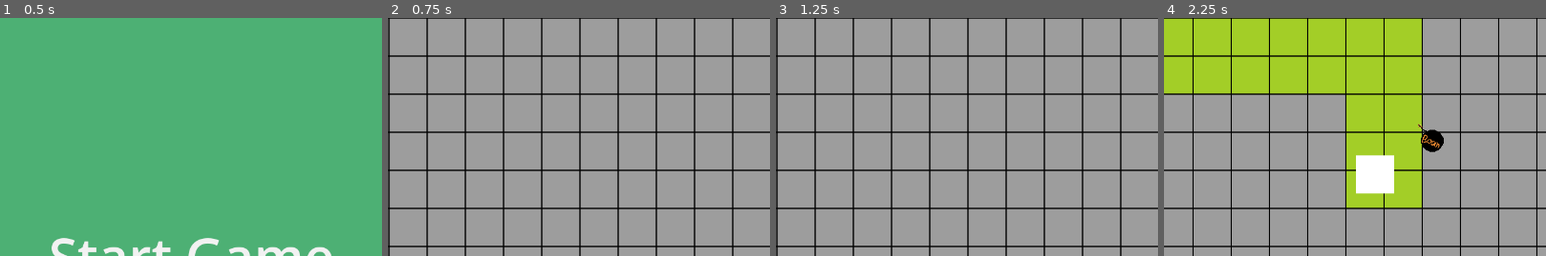
Above: before the commit, frames 1-4 (left to right).
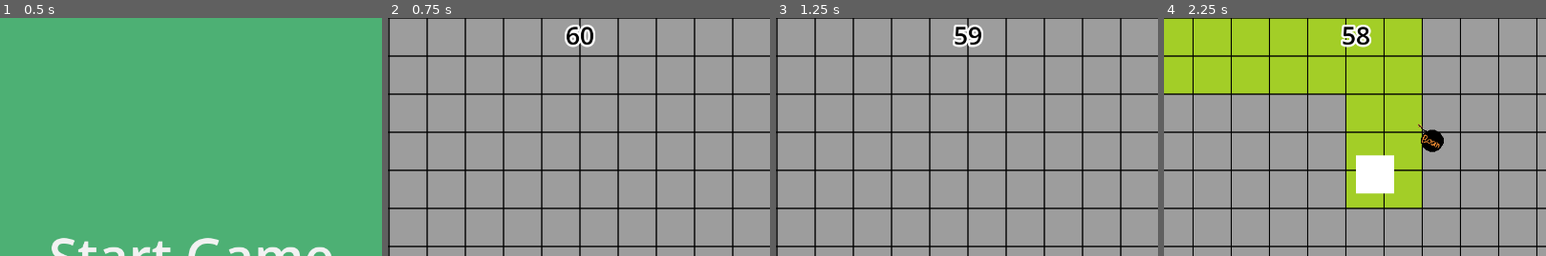
Above: after the commit, the same moments.

Repository: NIK-98/Paint_The_Ground
Game: Godot game, scene res://sceens/level.tscn
Same seed, same stepped clock (60 frames per second), same inputs: the game is played once before the commit and once after it. This scene is started directly instead of the project's main scene.
Inputs:
- Up to frame 1 (0.5 s): no input
- Up to frame 2 (0.75 s): click "Start Game" at 0.5 s
- Up to frame 3 (1.25 s): no input
- Up to frame 4 (2.25 s): hold D (right) 1.28-2.03 s; hold S (down) from 2.03 s (still down)
The pictures show only the part of the screen within x 25-75%, y 0-50%; the shares and areas given below are measured in that part.

Frame 1 is identical in both runs. In frame 2, 0.6% of the frame differs, in the area x 46-55%, y 2-13%; in frame 3, 0.6%; in frame 4, 0.7%.
Error in both runs: Attempt to call function 'get_node' in base 'null instance' on a null instance. (res://scripts/player.gd:29)

Commit message:
Timmer system hinzugefügt und kleinere bug fixes

Diff:
--- a/sceens/level.tscn
+++ b/sceens/level.tscn
@@ -73,22 +73,25 @@
 sources/5 = SubResource("TileSetAtlasSource_jh5d0")
 sources/6 = SubResource("TileSetAtlasSource_1s3c3")
 
-[sub_resource type="SystemFont" id="SystemFont_m6b00"]
+[sub_resource type="SystemFont" id="SystemFont_txo84"]
 font_names = PackedStringArray("Bell MT")
 font_italic = true
 
-[sub_resource type="StyleBoxFlat" id="StyleBoxFlat_tgnhh"]
+[sub_resource type="StyleBoxFlat" id="StyleBoxFlat_l6etb"]
 bg_color = Color(0.301961, 0.690196, 0.454902, 1)
 
-[sub_resource type="StyleBoxFlat" id="StyleBoxFlat_s2pkq"]
+[sub_resource type="StyleBoxFlat" id="StyleBoxFlat_kbrw7"]
 bg_color = Color(0.854902, 0.501961, 0.0235294, 1)
 
 [sub_resource type="Theme" id="Theme_7dykc"]
 Button/font_sizes/font_size = 88
-Button/fonts/font = SubResource("SystemFont_m6b00")
-Button/styles/hover = SubResource("StyleBoxFlat_tgnhh")
-Button/styles/normal = SubResource("StyleBoxFlat_tgnhh")
-Button/styles/pressed = SubResource("StyleBoxFlat_s2pkq")
+Button/fonts/font = SubResource("SystemFont_txo84")
+Button/styles/hover = SubResource("StyleBoxFlat_l6etb")
+Button/styles/normal = SubResource("StyleBoxFlat_l6etb")
+Button/styles/pressed = SubResource("StyleBoxFlat_kbrw7")
+
+[sub_resource type="SystemFont" id="SystemFont_fe0qs"]
+font_names = PackedStringArray("Jokerman")
 
 [node name="level" type="Node2D" groups=["Level"]]
 script = ExtResource("1_5145t")
@@ -137,4 +140,18 @@
 _spawnable_scenes = PackedStringArray("res://sceens/score_label.tscn")
 spawn_path = NodePath("../Wertung")
 
+[node name="Time" type="Label" parent="CanvasLayer"]
+offset_left = 616.0
+offset_right = 664.0
+offset_bottom = 40.0
+theme_override_colors/font_color = Color(0, 0, 0, 1)
+theme_override_colors/font_outline_color = Color(1, 1, 1, 1)
+theme_override_constants/outline_size = 15
+theme_override_fonts/font = SubResource("SystemFont_fe0qs")
+theme_override_font_sizes/font_size = 42
+
+[node name="Timer" type="Timer" parent="."]
+wait_time = 60.0
+
 [connection signal="pressed" from="CanvasLayer/Start" to="." method="_on_start_pressed"]
+[connection signal="timeout" from="Timer" to="." method="_on_timer_timeout"]
--- a/sceens/player.tscn
+++ b/sceens/player.tscn
@@ -22,9 +22,6 @@
 properties/3/path = NodePath("Color:color")
 properties/3/spawn = true
 properties/3/replication_mode = 1
-properties/4/path = NodePath(".:score")
-properties/4/spawn = true
-properties/4/replication_mode = 2
 
 [sub_resource type="SceneReplicationConfig" id="SceneReplicationConfig_8xxcm"]
 properties/0/path = NodePath("PlayerInput:move")
@@ -59,3 +56,56 @@
 [node name="PlayerInput" type="MultiplayerSynchronizer" parent="."]
 replication_config = SubResource("SceneReplicationConfig_8xxcm")
 script = ExtResource("2_2hmwi")
+
+[node name="CanvasLayer" type="CanvasLayer" parent="."]
+
+[node name="Winner" type="ColorRect" parent="CanvasLayer"]
+offset_right = 1280.0
+offset_bottom = 800.0
+color = Color(1, 0.807843, 0, 1)
+
+[node name="Label" type="Label" parent="CanvasLayer/Winner"]
+layout_mode = 2
+offset_left = 120.0
+offset_top = 256.0
+offset_right = 1161.0
+offset_bottom = 529.0
+theme_override_colors/font_color = Color(0.470588, 1, 0, 1)
+theme_override_font_sizes/font_size = 200
+text = "Gewonnen"
+
+[node name="Info" type="Label" parent="CanvasLayer/Winner"]
+layout_mode = 0
+offset_left = 240.0
+offset_top = 704.0
+offset_right = 1037.0
+offset_bottom = 768.0
+theme_override_colors/font_color = Color(1, 0, 0, 1)
+theme_override_font_sizes/font_size = 46
+text = "Drücke die Exit Taste zum verlassen"
+
+[node name="Los" type="ColorRect" parent="CanvasLayer"]
+offset_right = 1280.0
+offset_bottom = 800.0
+color = Color(1, 0.807843, 0, 1)
+
+[node name="Label" type="Label" parent="CanvasLayer/Los"]
+layout_mode = 2
+offset_left = 160.0
+offset_top = 256.0
+offset_right = 1118.0
+offset_bottom = 529.0
+theme_override_colors/font_color = Color(0.470588, 1, 0, 1)
+theme_override_font_sizes/font_size = 200
+text = "Verlohren
+"
+
+[node name="Info" type="Label" parent="CanvasLayer/Los"]
+layout_mode = 0
+offset_left = 240.0
+offset_top = 704.0
+offset_right = 1037.0
+offset_bottom = 768.0
+theme_override_colors/font_color = Color(1, 0, 0, 1)
+theme_override_font_sizes/font_size = 46
+text = "Drücke die Exit Taste zum verlassen"
--- a/scripts/Global.gd
+++ b/scripts/Global.gd
@@ -5,3 +5,4 @@
 var Game_running = false
 var Gametriggerstart = false
 const Start_bomben_limit = 4
+var Gameover = false
--- a/scripts/level.gd
+++ b/scripts/level.gd
@@ -13,7 +13,9 @@
 var old_spawn: Vector2
 
 func _ready():
+	$CanvasLayer/Time.visible = false
 	# We only need to spawn players on the server.
+	multiplayer.server_disconnected.connect(verbindung_verloren)
 	if not multiplayer.is_server():
 		return
 
@@ -33,9 +35,12 @@
 func _process(delta):
 	var fps = Engine.get_frames_per_second()
 	$"CanvasLayer/fps".text = str("FPS: ", fps)
+	if not $Timer.is_stopped():
+		$CanvasLayer/Time.text = str(round($Timer.time_left))
 
 
 func _exit_tree():
+	multiplayer.server_disconnected.disconnect(verbindung_verloren)
 	if not multiplayer.is_server():
 		return
 
@@ -49,6 +54,11 @@
 		return
 
 
+func verbindung_verloren():
+	OS.alert("Multiplayer Server wurde beendet.")
+	get_tree().change_scene_to_file("res://sceens/main.tscn")
+
+
 @rpc("call_local")
 func voll(id: int):
 	OS.alert("Server Voll!")
@@ -60,6 +70,13 @@
 	Global.Game_running = true
 	Global.Gametriggerstart = true
 	Global.Max_clients = len(multiplayer.get_peers())
+
+
+@rpc("any_peer","call_local")
+func disable_game():
+	Global.Game_running = false
+	Global.Gametriggerstart = false
+	Global.Gameover = true
 
 
 func add_player(id: int):
@@ -123,3 +140,8 @@
 
 func _on_start_pressed():
 	reset_game_status.rpc()
+
+
+func _on_timer_timeout():
+	disable_game()
+	$Timer.stop()
--- a/scripts/main.gd
+++ b/scripts/main.gd
@@ -16,9 +16,6 @@
 
 
 func _process(delta):
-	if get_node("Level/level") == null and not $UI.visible:
-		OS.alert("Multiplayer Server wurde beendet.")
-		get_tree().change_scene_to_file("res://sceens/main.tscn")
 	if Input.is_action_just_pressed("cancel"):
 		block_host = false
 		$UI/Panel/CenterContainer/Net/Connecting.text = ""
--- a/scripts/player.gd
+++ b/scripts/player.gd
@@ -27,17 +27,18 @@
 
 func _ready():
 	main.get_node("UI").hide()
-	get_tree().paused = false
 	if player == multiplayer.get_unique_id():
 		camera.make_current()
-	color_change()
+	color_change(name)
 
 
 func _physics_process(delta):
 	if not loaded:
 		loaded = true
-		painter()
+		painter(name)
 		score_counter.rpc()
+		$CanvasLayer/Winner.visible = false
+		$CanvasLayer/Los.visible = false
 
 	if Global.Game_running:
 		if Global.Gametriggerstart:
@@ -45,6 +46,9 @@
 			map.reset_floor()
 			get_parent().get_parent().reset_bomben(name.to_int(), Global.Start_bomben_limit)
 			get_parent().get_parent().get_node("CanvasLayer/Start").visible = false
+			if get_parent().get_parent().get_node("Timer").is_stopped():
+				get_parent().get_parent().get_node("CanvasLayer/Time").visible = true
+				get_parent().get_parent().get_node("Timer").start()
 		if position.x < 0:
 			velocity.x += 10
 		elif position.x+$Color.size.x > Global.Spielfeld_Size.x:
@@ -60,13 +64,25 @@
 		$Camera2D.limit_bottom = Global.Spielfeld_Size.y
 		move_and_collide(velocity)
 		if (velocity.x != 0 or velocity.y != 0):
-			painter()
+			painter(name)
 		score_counter.rpc()
 		if get_parent().get_parent().get_node("CanvasLayer/Wertung").get_node(str(name)) != null:
 			get_parent().get_parent().get_node("CanvasLayer/Wertung").get_node(str(name)).call_deferred("wertung",name.to_int())
 		bombe_attack()
-		exit()
+	elif Global.Gameover:
+		ende.rpc_id(name.to_int())
+		print(1323)
+	exit()
 
+
+@rpc("call_local")
+func ende():
+	Global.Gameover = false
+	for i in get_parent().get_parent().get_node("CanvasLayer/Wertung").get_children():
+		if i.text.to_int() > score:
+			$CanvasLayer/Los.visible = true
+	if not $CanvasLayer/Los.visible:
+		$CanvasLayer/Winner.visible = true
 
 func exit():
 	if Input.is_action_just_pressed("exit"):
@@ -101,25 +117,11 @@
 			area.get_parent().aktivate_bombe.rpc(name.to_int(), color_cell, area.get_parent())
 
 
-func painter():
-	if get_parent().get_child(0) != null and get_parent().get_child(0).name == name:
-		color_cell = 1
-		paint.rpc(1)
-	if get_parent().get_child(1) != null and get_parent().get_child(1).name == name:
-		color_cell = 2
-		paint.rpc(2)
-	if get_parent().get_child(2) != null and get_parent().get_child(2).name == name:
-		color_cell = 3
-		paint.rpc(3)
-	if get_parent().get_child(3) != null and get_parent().get_child(3).name == name:
-		color_cell = 4
-		paint.rpc(4)
-	if get_parent().get_child(4) != null and get_parent().get_child(4).name == name:
-		color_cell = 5
-		paint.rpc(5)
-	if get_parent().get_child(5) != null and get_parent().get_child(5).name == name:
-		color_cell = 6
-		paint.rpc(6)
+func painter(name: String):
+	for i in range(len(get_parent().get_children())):
+		if get_parent().get_node(name) != null and get_parent().get_child(i).name == name:
+			color_cell = i+1
+			paint.rpc(i+1)
 
 
 @rpc("any_peer","call_local")
@@ -145,16 +147,17 @@
 			var tile_position = map.local_to_map(Vector2i(position.x+x,position.y+y))
 			map.set_cell(0,tile_position,tile,Vector2i(0,0))
 
-func color_change():
-	if get_parent().get_child(0) != null and get_parent().get_child(0).name == name:
-		get_node("Color").set_color(Color.GREEN)
-	if get_parent().get_child(1) != null and get_parent().get_child(1).name == name:
-		get_node("Color").set_color(Color.DARK_RED)
-	if get_parent().get_child(2) != null and get_parent().get_child(2).name == name:
-		get_node("Color").set_color(Color.DARK_BLUE)
-	if get_parent().get_child(3) != null and get_parent().get_child(3).name == name:
-		get_node("Color").set_color(Color.DEEP_SKY_BLUE)
-	if get_parent().get_child(4) != null and get_parent().get_child(4).name == name:
-		get_node("Color").set_color(Color.VIOLET)
-	if get_parent().get_child(5) != null and get_parent().get_child(5).name == name:
-		get_node("Color").set_color(Color.YELLOW)
+func color_change(name: String):
+	for i in range(len(get_parent().get_children())):
+		if get_parent().get_node(name) != null and i == 0:
+			get_node("Color").set_color(Color.GREEN)
+		if get_parent().get_node(name) != null and i == 1:
+			get_node("Color").set_color(Color.DARK_RED)
+		if get_parent().get_node(name) != null and i == 2:
+			get_node("Color").set_color(Color.DARK_BLUE)
+		if get_parent().get_node(name) != null and i == 3:
+			get_node("Color").set_color(Color.DEEP_SKY_BLUE)
+		if get_parent().get_node(name) != null and i == 4:
+			get_node("Color").set_color(Color.VIOLET)
+		if get_parent().get_node(name) != null and i == 5:
+			get_node("Color").set_color(Color.YELLOW)
Not shown: 1 places in sceens/level.tscn that only renumber resources
